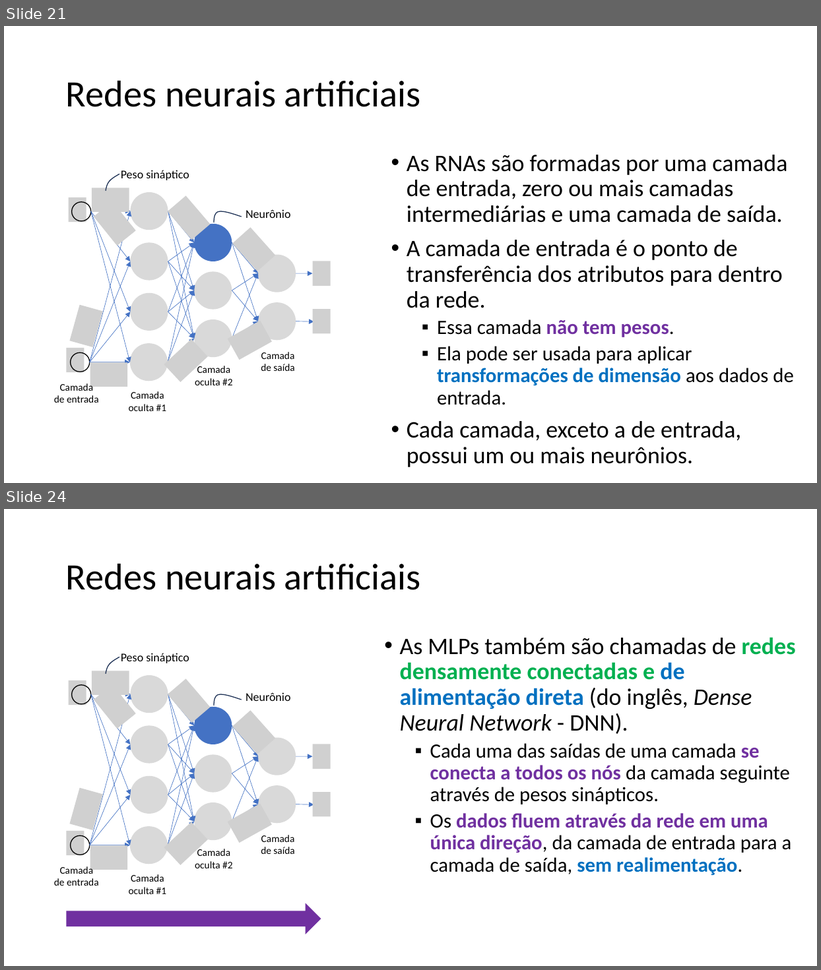
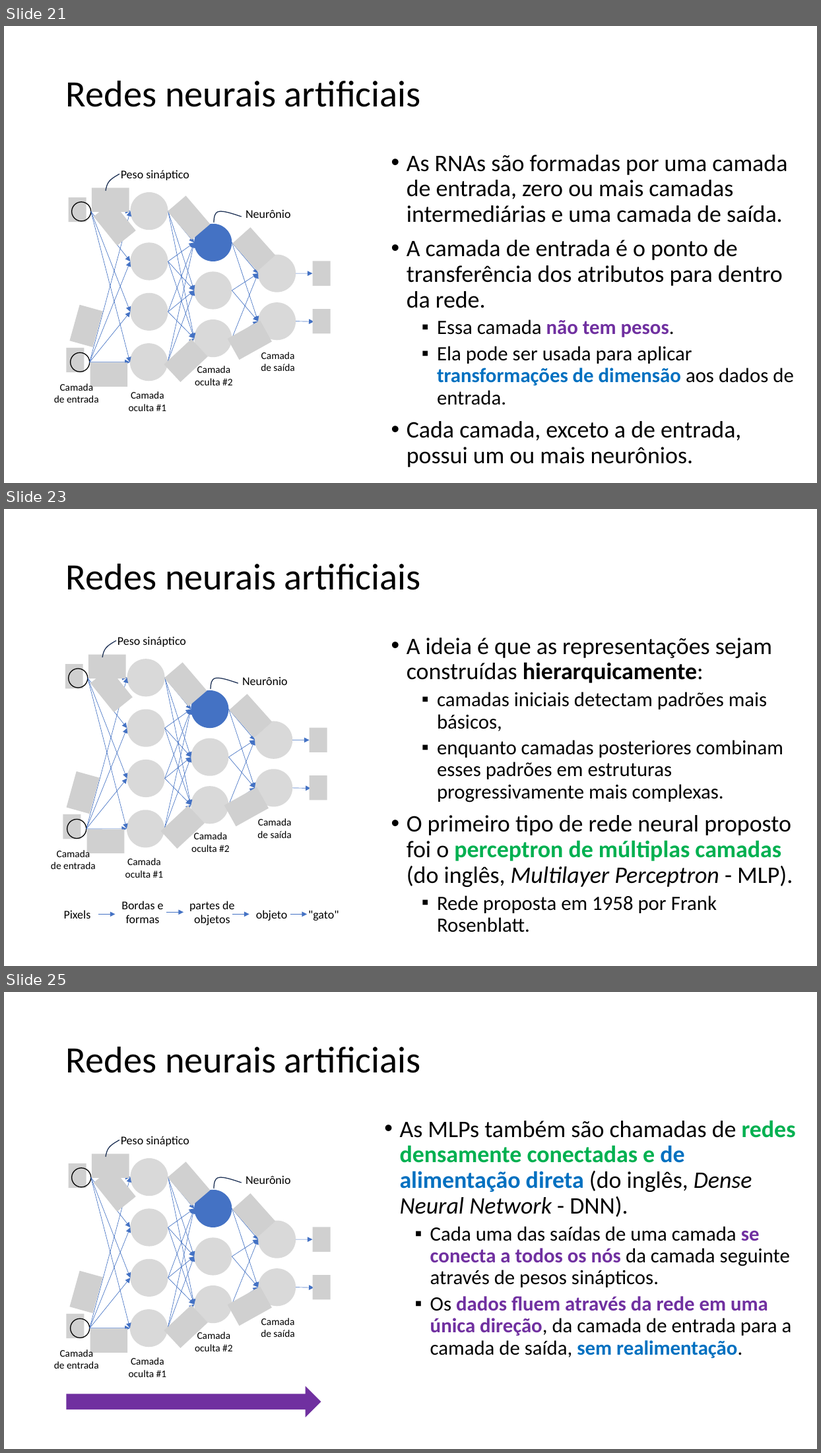
Before and after one commit to zz4fap/c24_inteligencia_artificial, a slide deck: slides/C24_MLP.pptx. Shown one above the other, each under a label of ours: slides 21 and 24 before the commit, slides 21, 23 and 25 after it; the slides between them are not shown. The pictures are 821x970 and 821x1453 pixels, drawn with LibreOffice and Linux fonts; fonts in the diff are those of the drawing; grey boxes stand for pictures. Boxes give left, top, right and bottom in pixels: in the first picture for what was removed or moved away, otherwise in the second. Text is boxed around its words. In the diff, an @@ line names an element or a change of style, - is before the commit and + after.

```diff
--- a/slides/C24_MLP.pptx
+++ b/slides/C24_MLP.pptx
@@ slide 23 added at [4, 509, 817, 966], background #FFFFFF @@
@@ title added at [66, 563, 421, 590], 44 pt, text #000000 @@
+Redes neurais artificiais
@@ text added at [407, 638, 793, 933], 24 pt, text #000000 @@
+• A ideia é que as representações sejam construídas hierarquicamente:
+  ▪ camadas iniciais detectam padrões mais básicos,
+  ▪ enquanto camadas posteriores combinam esses padrões em estruturas progressivamente mais complexas.
+• O primeiro tipo de rede neural proposto foi o perceptron de múltiplas camadas (do inglês, Multilayer Perceptron - MLP).
+  ▪ Rede proposta em 1958 por Frank Rosenblatt.
@@ group added at [51, 636, 339, 925]: 32 arrows, 12 pictures, 11 ellipses, 11 texts, 2 freeform shapes @@
+Neurônio
+Peso sináptico
+Camada de entrada
+Camada oculta #1
+Camada oculta #2
+Camada de saída
+Pixels
+Bordas e formas
+partes de objetos
+objeto
+"gato"
@@ what was slide 24 is now slide 25 @@
```
Also in this commit, not shown: 2 slides changed.
